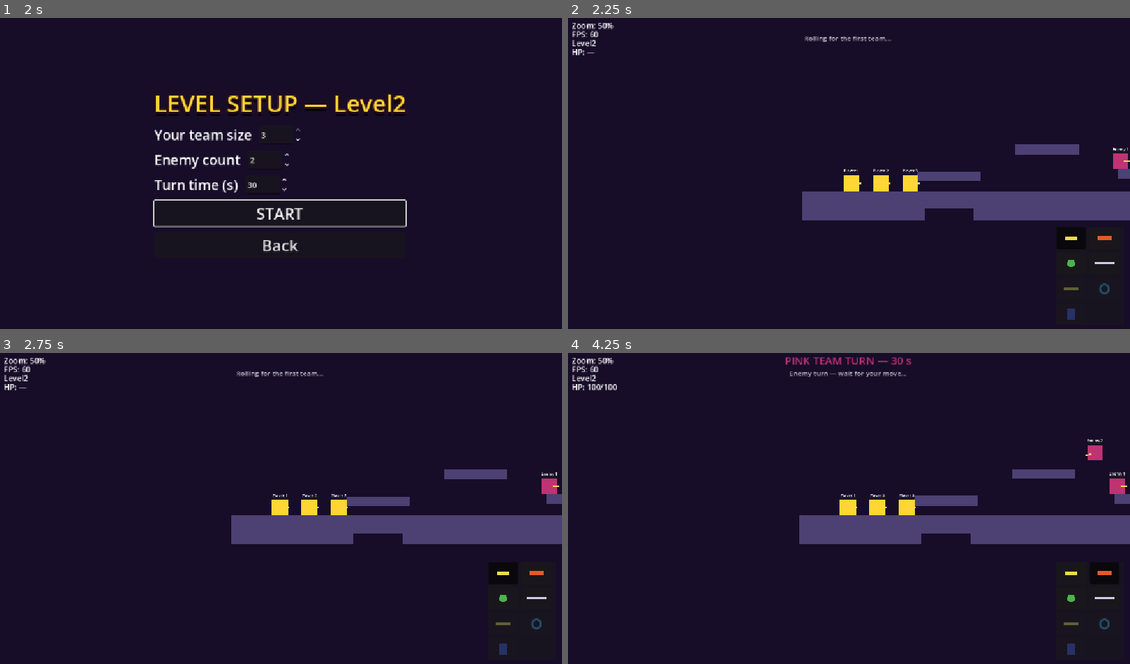
Above: before the commit, frames 1-4 (two rows, left to right).
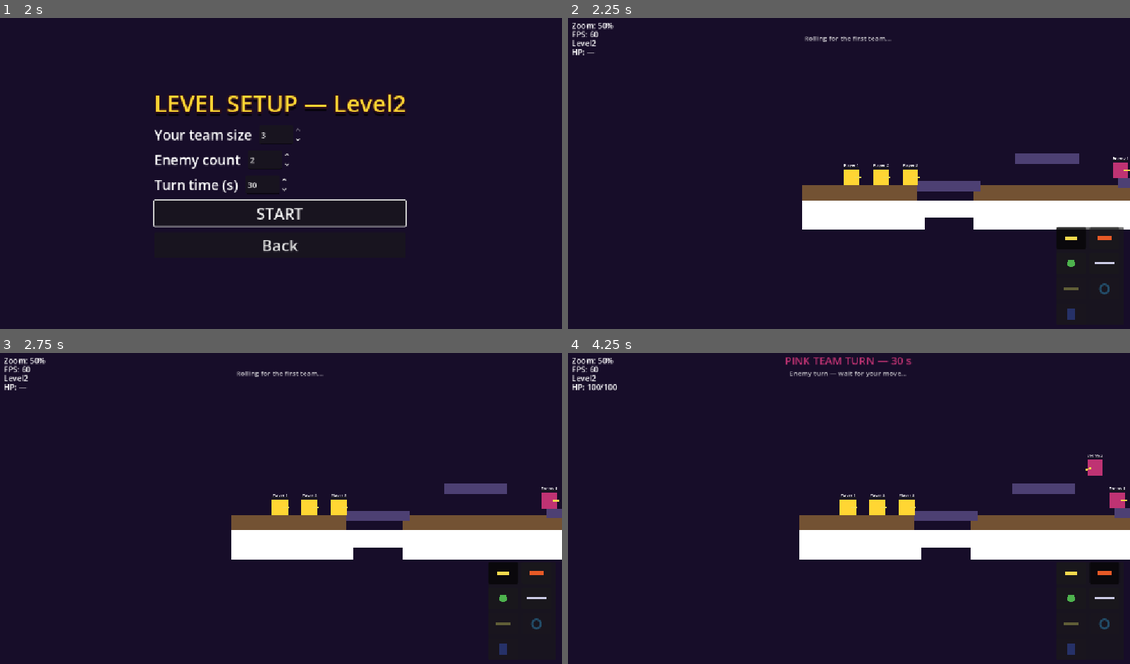
Above: after the commit, the same moments.

Repository: SDVGames-Studio/forms
Game: Godot game, scene res://Main.tscn
Same seed, same stepped clock (60 frames per second), same inputs: the game is played once before the commit and once after it.
Inputs (mouse positions are in pixels of both pictures, inside the frame that each line leads up to):
- Up to frame 1 (2 s): click "New game" at 0.5 s; click "Level 2" at 1.25 s
- Up to frame 2 (2.25 s): click "START" at 2 s
- Up to frame 3 (2.75 s): no input
- Up to frame 4 (4.25 s): click (1073, 573) at 2.77 s; click (1101, 573) at 3.52 s

Frame 1 is identical in both runs. In frame 2, 9.6% of the frame differs, in the area x 41-100%, y 40-69%; in frame 3, 9.4%; in frame 4, 9.7%, in the area x 41-100%, y 27-67%.

Commit message:
feat(levels): add destructible ground to all levels (#225)
Every level now ships DestructibleGround soil on top of the
indestructible floor: Level gains an extra floating soil platform,
Level2 gets soil strips around the pit, Level3/Level4 get full-width
soil layers (Level4 in two halves), LevelDuel mirrors Level's layout.
Explosions carve all of them chunk by chunk. Adds headless regression
check tests/test_issue225.

Diff:
--- a/Level.tscn
+++ b/Level.tscn
@@ -43,6 +43,11 @@
 position = Vector2(576, 498)
 script = ExtResource("11_destr")
 rect_size = Vector2(1152, 60)
+
+[node name="SoilPlatform" type="StaticBody2D" parent="."]
+position = Vector2(950, 400)
+script = ExtResource("11_destr")
+rect_size = Vector2(240, 40)
 
 [node name="Hill" type="StaticBody2D" parent="."]
 position = Vector2(260, 440)
--- a/Level2.tscn
+++ b/Level2.tscn
@@ -9,6 +9,7 @@
 [ext_resource type="Script" path="res://Npc.gd" id="4_npc"]
 [ext_resource type="Script" path="res://ZoomCamera.gd" id="5_zoomcam"]
 [ext_resource type="Script" path="res://scripts/LevelConfig.gd" id="9_lvlcfg"]
+[ext_resource type="Script" path="res://scripts/DestructibleGround.gd" id="11_destr"]
 
 [sub_resource type="RectangleShape2D" id="RectangleShape2D_ground"]
 size = Vector2(2304, 120)
@@ -53,6 +54,16 @@
 offset_top = -60.0
 offset_right = 1152.0
 offset_bottom = 60.0
+
+[node name="SoilLeft" type="StaticBody2D" parent="."]
+position = Vector2(235, 498)
+script = ExtResource("11_destr")
+rect_size = Vector2(470, 60)
+
+[node name="SoilRight" type="StaticBody2D" parent="."]
+position = Vector2(1502, 498)
+script = ExtResource("11_destr")
+rect_size = Vector2(1604, 60)
 color = Color(0.3, 0.25, 0.45, 1)
 
 [node name="GapPit" type="ColorRect" parent="."]
--- a/Level3.tscn
+++ b/Level3.tscn
@@ -9,6 +9,7 @@
 
 [ext_resource type="Script" path="res://ZoomCamera.gd" id="4_zoomcam"]
 [ext_resource type="Script" path="res://scripts/LevelConfig.gd" id="9_lvlcfg"]
+[ext_resource type="Script" path="res://scripts/DestructibleGround.gd" id="11_destr"]
 
 [sub_resource type="RectangleShape2D" id="RectangleShape2D_line"]
 size = Vector2(2304, 120)
@@ -46,6 +47,11 @@
 offset_top = -60.0
 offset_right = 1152.0
 offset_bottom = 60.0
+
+[node name="Soil" type="StaticBody2D" parent="."]
+position = Vector2(1152, 450)
+script = ExtResource("11_destr")
+rect_size = Vector2(2304, 60)
 color = Color(0.45, 0.4, 0.65, 1)
 
 [node name="Player" type="CharacterBody2D" parent="."]
--- a/Level4.tscn
+++ b/Level4.tscn
@@ -9,6 +9,7 @@
 
 [ext_resource type="Script" path="res://ZoomCamera.gd" id="4_zoomcam"]
 [ext_resource type="Script" path="res://scripts/LevelConfig.gd" id="9_lvlcfg"]
+[ext_resource type="Script" path="res://scripts/DestructibleGround.gd" id="11_destr"]
 
 [sub_resource type="RectangleShape2D" id="RectangleShape2D_line"]
 size = Vector2(4096, 120)
@@ -49,6 +50,16 @@
 offset_top = -60.0
 offset_right = 2048.0
 offset_bottom = 60.0
+
+[node name="Soil1" type="StaticBody2D" parent="."]
+position = Vector2(1024, 450)
+script = ExtResource("11_destr")
+rect_size = Vector2(2048, 60)
+
+[node name="Soil2" type="StaticBody2D" parent="."]
+position = Vector2(3072, 450)
+script = ExtResource("11_destr")
+rect_size = Vector2(2048, 60)
 color = Color(0.45, 0.4, 0.65, 1)
 
 [node name="Platform1" type="StaticBody2D" parent="."]
--- a/LevelDuel.tscn
+++ b/LevelDuel.tscn
@@ -1,8 +1,9 @@
-[gd_scene load_steps=5 format=3]
+[gd_scene load_steps=6 format=3]
 
 [ext_resource type="Script" path="res://Npc.gd" id="1_npc"]
 
 [ext_resource type="Script" path="res://ZoomCamera.gd" id="2_zoomcam"]
+[ext_resource type="Script" path="res://scripts/DestructibleGround.gd" id="11_destr"]
 
 [sub_resource type="RectangleShape2D" id="RectangleShape2D_ground"]
 size = Vector2(1152, 120)
@@ -36,6 +37,11 @@
 offset_top = -60.0
 offset_right = 576.0
 offset_bottom = 60.0
+
+[node name="Soil" type="StaticBody2D" parent="."]
+position = Vector2(576, 498)
+script = ExtResource("11_destr")
+rect_size = Vector2(1152, 60)
 color = Color(0.22, 0.45, 0.28, 1)
 
 [node name="BlueAI" type="CharacterBody2D" parent="."]
--- /dev/null
+++ b/tests/test_issue225.gd
@@ -0,0 +1,48 @@
+extends Node
+## Regression check for issue #225: every level ships destructible ground
+## that explosions carve chunk by chunk (DestructibleGround.apply_blast).
+##
+## Run headless: godot --headless res://tests/test_issue225.tscn
+## Exit code 0 = pass.
+
+const LEVELS := {
+	"res://Level.tscn": 2,
+	"res://Level2.tscn": 2,
+	"res://Level3.tscn": 1,
+	"res://Level4.tscn": 2,
+	"res://LevelDuel.tscn": 1,
+}
+
+
+func _ready() -> void:
+	var ok := true
+	for path in LEVELS:
+		var level: Node = load(path).instantiate()
+		add_child(level)
+		for i in 10:
+			await get_tree().physics_frame
+		var soil := get_tree().get_nodes_in_group("destructible_ground")
+		var expected: int = LEVELS[path]
+		print("ISSUE225 ", path, " destructible=", soil.size(),
+			" expected>=", expected)
+		ok = ok and soil.size() >= expected
+		# Blast the first chunk at its top edge: it must split into leftover
+		# strips instead of vanishing or staying whole.
+		if not soil.is_empty():
+			var chunk = soil[0]
+			var before: int = soil.size()
+			chunk.apply_blast(
+				chunk.global_position + Vector2(0, -chunk.rect_size.y / 2.0),
+				40.0)
+			for i in 5:
+				await get_tree().physics_frame
+			var after: int = get_tree().get_nodes_in_group(
+				"destructible_ground").size()
+			print("ISSUE225 ", path, " blast before=", before,
+				" after=", after)
+			ok = ok and after != before
+		level.queue_free()
+		for i in 5:
+			await get_tree().physics_frame
+	print("ISSUE225 ok=", ok)
+	get_tree().quit(0 if ok else 1)
--- /dev/null
+++ b/tests/test_issue225.tscn
@@ -0,0 +1,6 @@
+[gd_scene load_steps=2 format=3]
+
+[ext_resource type="Script" path="res://tests/test_issue225.gd" id="1_i225"]
+
+[node name="Issue225Test" type="Node"]
+script = ExtResource("1_i225")
Not shown: 1 places in Level2.tscn that only renumber resources
Not shown: 1 places in Level4.tscn that only renumber resources
